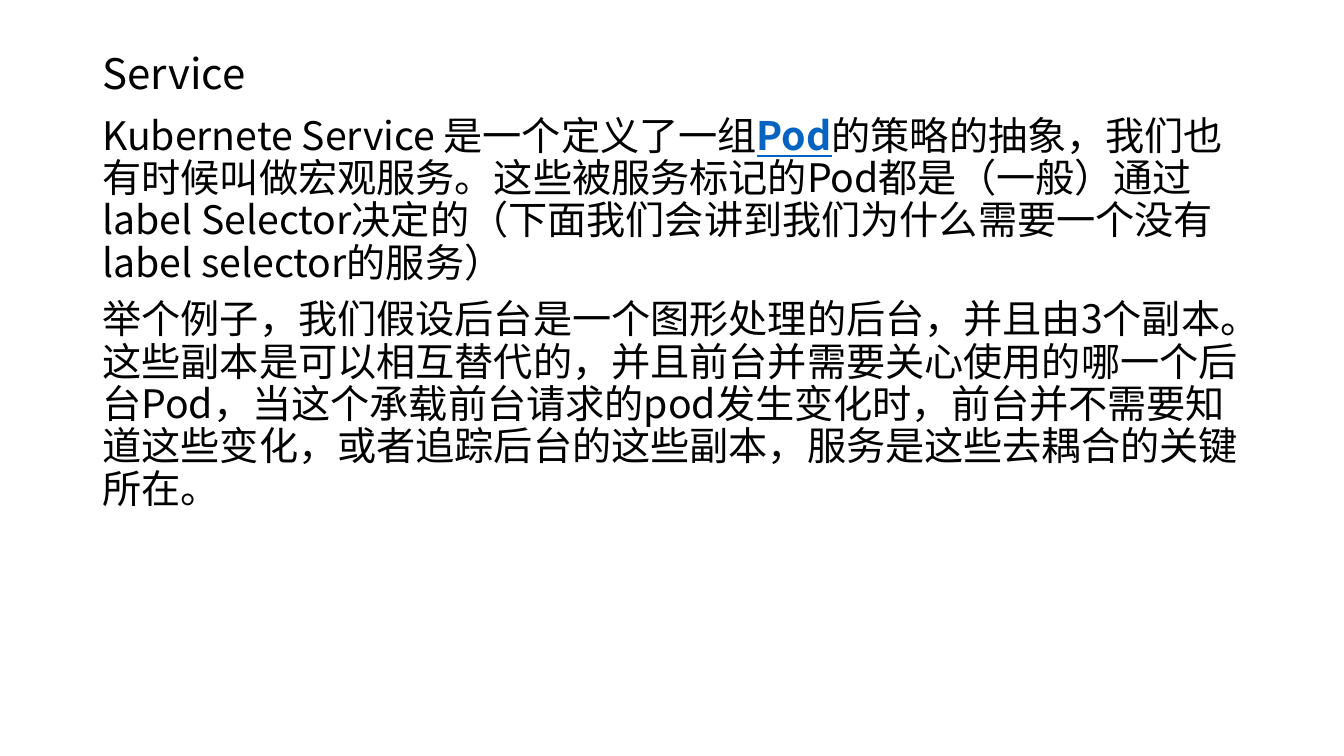
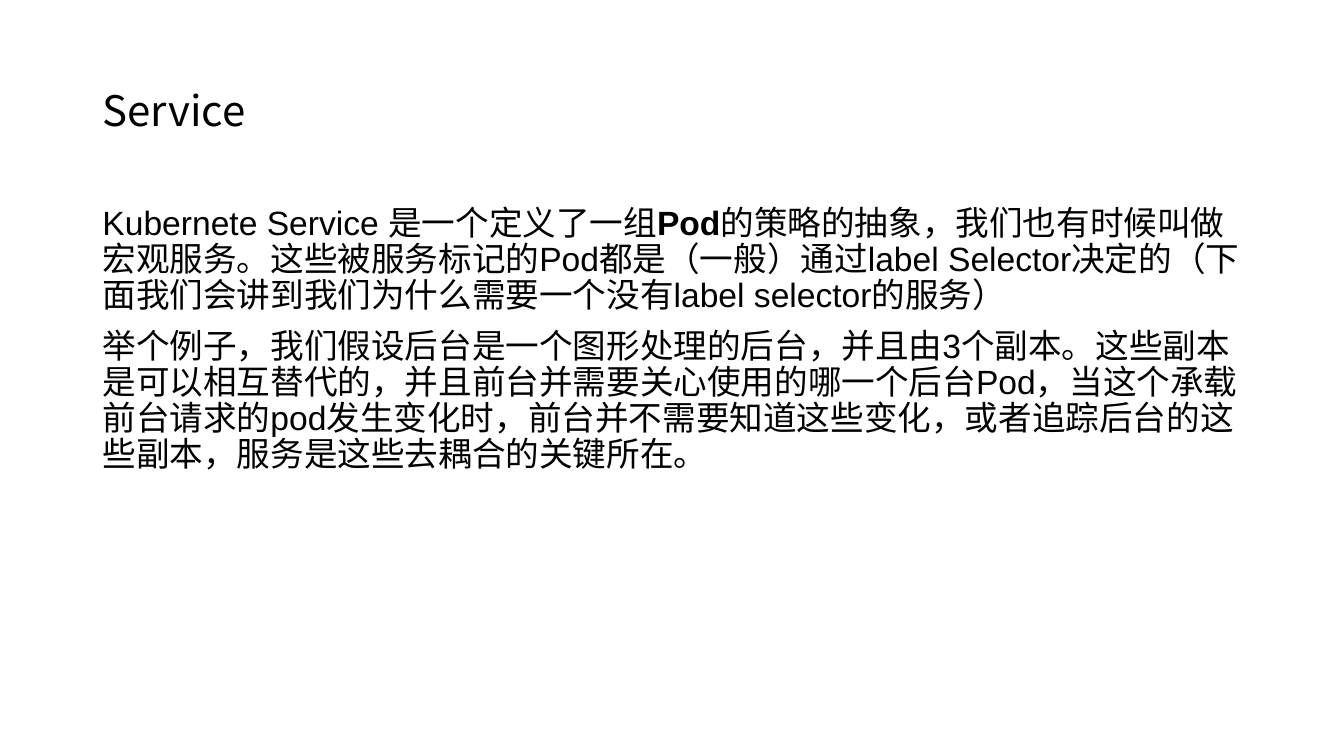
Before and after one commit to axzxs2001/Asp.NetCoreExperiment, a slide deck: slide 37 of Asp.NetCoreExperiment/kubernetes/kubernetes.pptx. Drawn at 1344x756 pixels with LibreOffice and Linux fonts; fonts in the diff are those of the drawing; background and template pictures are left out. Boxes give left, top, right and bottom in pixels: in the first picture for what was removed or moved away, otherwise in the second. Text is boxed around its words. In the diff, an @@ line names an element or a change of style, - is before the commit and + after.

Commit message:
kubernetes ppt

```diff
--- a/Asp.NetCoreExperiment/kubernetes/kubernetes.pptx
+++ b/Asp.NetCoreExperiment/kubernetes/kubernetes.pptx
@@ title "Service": place and size @@
-title "Service" at <box>102,56,245,90</box>
+title "Service" at <box>102,93,245,127</box>
@@ text "Kubernete Service 是一个定义了一组Pod的策略的抽象，我们也有时候叫做宏观服务。这些被服务标记的Pod ...": place and size @@
-text "Kubernete Service 是一个定义了一组Pod的策略的抽象，我们也有时候叫做宏观服务。这些被服务标记的Pod ..." at <box>102,117,1259,506</box>
+text "Kubernete Service 是一个定义了一组Pod的策略的抽象，我们也有时候叫做宏观服务。这些被服务标记的Pod ..." at <box>102,206,1239,470</box>
@@ text "Kubernete Service 是一个定义了一组Pod的策略的抽象，我们也有时候叫做宏观服务。这些被服务标记的Pod ..." at <box>102,206,1239,470</box>: size 28 to 24 pt, font Noto Sans CJK SC to Arial; text colour #0563C1 to #000000, underline off in "是一个定义了一组Pod的策略的抽象，我们也有时候叫做宏观服务。这些被服务标记的Pod都是（一般）通过label" @@
```
Also in this commit, not shown: 13 other slides changed, 9 slides removed.
